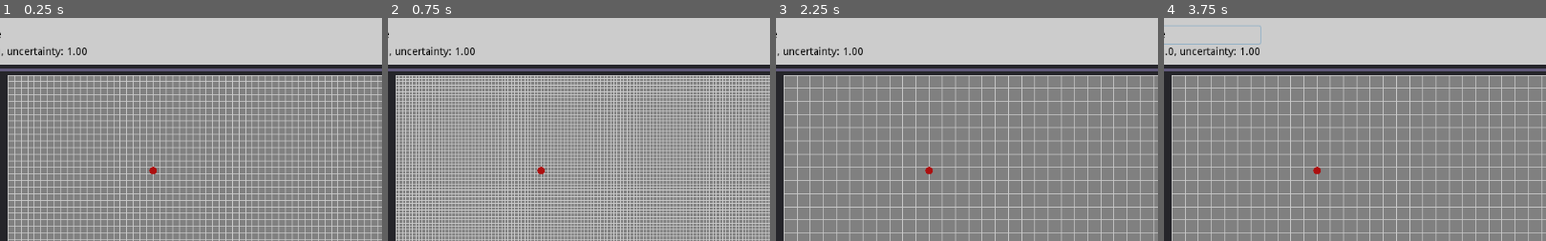
Above: before the commit, frames 1-4 (left to right).
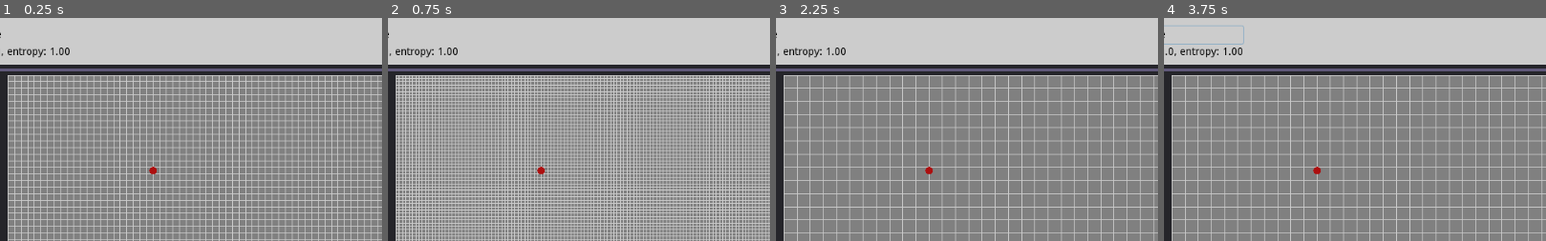
Above: after the commit, the same moments.

Repository: roman-kasatov/brownian-motion-search
Game: Godot game, scene res://scenes/Main.tscn
Same seed, same stepped clock (60 frames per second), same inputs: the game is played once before the commit and once after it.
Inputs:
- Up to frame 1 (0.25 s): no input
- Up to frame 2 (0.75 s): click "S" at 0.5 s
- Up to frame 3 (2.25 s): click "M" at 1.25 s; click "L" at 2 s
- Up to frame 4 (3.75 s): click "Reset" at 2.75 s; click "precise" at 3.5 s
The pictures show only the part of the screen within x 38-88%, y 27-77%; the shares and areas given below are measured in that part.

The runs differ from the first frame. In frame 1, 0.4% of the frame differs, in the area x 2-23%, y 12-18%; in frame 2, 0.4%; in frame 3, 0.4%; in frame 4, 0.5%, in the area x 4-26%, y 3-18%.

Commit message:
correct entropy

Diff:
--- a/scenes/Main.tscn
+++ b/scenes/Main.tscn
@@ -214,11 +214,6 @@
 
 [node name="UncertaintyBlock" type="Node2D" parent="VBoxContainer/HBoxContainer/VBoxContainer/Panel/Control"]
 script = ExtResource( 3 )
-
-[node name="Line2D" type="Line2D" parent="VBoxContainer/HBoxContainer/VBoxContainer/Panel/Control/UncertaintyBlock"]
-points = PoolVector2Array( 0, 0, 100, 0 )
-width = 2.0
-default_color = Color( 0.764706, 0.0196078, 0.0196078, 1 )
 
 [node name="StatisticsBlock" type="VBoxContainer" parent="VBoxContainer/HBoxContainer/VBoxContainer/Panel/Control"]
 anchor_top = 1.0
--- a/scripts/ParticleBlock.gd
+++ b/scripts/ParticleBlock.gd
@@ -56,7 +56,7 @@
 	simulation_active = false
 	side_bar.set_mode('prepare')
 	trace_points = []
-	uncertainty_block.reset()
+
 	distance_went = 0
 	total_distance = 0
 	cell_array = []
@@ -65,8 +65,12 @@
 		for _j in range(cell_num.y):
 			cell_array[i].append(0)
 
+	uncertainty_block.total_cells = cell_num.x * cell_num.y
+	uncertainty_block.reset()
+
 	statistics_label.distance = total_distance
 	statistics_label.update()
+
 	update()
 
 func adjust_size():
@@ -263,13 +267,10 @@
 			cell_array[cell_x][cell_y - 1] = 1
 			new_cells_found += 1
 
-		if new_cells_found > 0:
-			uncertainty_block.decrease_uncertainty(total_distance, new_cells_found / cell_num.x / cell_num.y)
-		else:
-			uncertainty_block.update_distance(total_distance)
-
-		statistics_label.distance = total_distance
-		statistics_label.update()
+	uncertainty_block.update_entropy(total_distance, new_cells_found)
+
+	statistics_label.distance = total_distance
+	statistics_label.update()
 
 	update()
 
@@ -317,5 +318,5 @@
 	elif value == 'M':
 		cell_num = Vector2(60, 40)
 	elif value == 'L':
-		cell_num = Vector2(30, 20)
+		cell_num = Vector2(30, 20) # 30 20
 	reset()
--- a/scripts/StatisticsLabel.gd
+++ b/scripts/StatisticsLabel.gd
@@ -1,7 +1,7 @@
 extends Label
 
 var distance = 0
-var uncertainty = 1
+var entropy = 1
 var precise = false
 
 func _ready():
@@ -10,7 +10,7 @@
 func update():
 	var displayed_distance = distance
 	if precise:
-		text = "distance: %.1f, uncertainty: %.2f" % [displayed_distance, uncertainty]
+		text = "distance: %.1f, entropy: %.2f" % [displayed_distance, entropy]
 	else:
 		if distance > 1000:
 			displayed_distance = floor(distance / 100) * 100
@@ -18,7 +18,7 @@
 			displayed_distance = floor(distance / 10) * 10
 		else:
 			displayed_distance = distance
-		text = "distance: %d, uncertainty: %.2f" % [displayed_distance, uncertainty]
+		text = "distance: %d, entropy: %.2f" % [displayed_distance, entropy]
 
 
 func _on_precise_toggled(button_pressed):
--- a/scripts/UncertaintyBlock.gd
+++ b/scripts/UncertaintyBlock.gd
@@ -10,23 +10,27 @@
 var current_size = Vector2()
 var vortex = [Vector2(0, 1)]
 var current_distance = 0
+var total_cells = 1
+var cells_left = 1
 
-func decrease_uncertainty(distance, step):
-	var current_uncertainty = vortex[-1].y - step
-	vortex.append(Vector2(distance, vortex[-1].y))
-	vortex.append(Vector2(distance, current_uncertainty))
+func update_entropy(distance, new_cells_found):
+	current_distance = distance
+	if new_cells_found > 0:
+		cells_left -= new_cells_found
+		var current_entropy = log(cells_left) / log(total_cells)
+		vortex.append(Vector2(distance, vortex[-1].y))
+		vortex.append(Vector2(distance, current_entropy))
+
+		statistics_label.entropy = current_entropy
+		statistics_label.update()
 	update()
 
-	statistics_label.uncertainty = current_uncertainty
-	statistics_label.update()
 
 func reset():
+	cells_left = total_cells
 	vortex = [Vector2(0, 1)]
 	current_distance = 0
 
-func update_distance(distance):
-	current_distance = distance
-	update()
 
 func adjust_size():
 	var parent_size = get_parent().rect_size
@@ -41,7 +45,10 @@
 
 func _draw():
 	draw_rect(Rect2(Vector2.ZERO, current_size), Color(0.8, 0.8, 0.8), true)
-	var line_points = []
+	draw_chart()
+
+func draw_chart():
+	var color = Color.red
 	var max_distance = vortex[-1].x
 	var add_tail = false
 
@@ -49,22 +56,56 @@
 		max_distance = current_distance
 		add_tail = true
 
-	if max_distance == 0:
+	if max_distance == 0: # ???
 		max_distance = 1
-	var min_uncertainty = vortex[-1].y
-	for v in vortex:
-		line_points.append(Vector2(
-			1.0 * v.x / max_distance * current_size.x,
-			1.0 * (1 - v.y) * current_size.y
-			)
+
+	var chart_scale = Vector2(
+		current_size.x / max(1, current_distance),
+		current_size.y
+	)
+
+	for i in range(len(vortex) - 1):
+		draw_line(
+			Vector2(
+				vortex[i].x,
+				1 - vortex[i].y
+			) * chart_scale,
+			Vector2(
+				vortex[i + 1].x,
+				1 - vortex[i + 1].y
+			) * chart_scale,
+			color,
+			2.0
 		)
+
 	if add_tail:
-		line_points.append(Vector2(
-			1.0 * current_distance / max_distance * current_size.x,
-			line_points[-1].y
-		))
-	$Line2D.points = line_points
-
+		draw_line(
+			Vector2(
+				vortex[len(vortex) - 1].x,
+				1 - vortex[len(vortex) - 1].y
+			) * chart_scale,
+			Vector2(
+				current_distance,
+				1 - vortex[len(vortex) - 1].y
+			) * chart_scale,
+			color,
+			2.0
+		)
+#		line_points.append(Vector2(
+#			1.0 * current_distance / max_distance * current_size.x,
+#			line_points[-1].y
+#		))
+#	$Line2D.points = line_points
+#		var color = Color(0.8, 0.2, 0.2)
+#	for i in range(len(trace_points) - 1):
+#		if rainbow_trace:
+#			color = rainbow_colors[(len(trace_points) - i - 1) % 6]
+#		draw_line(
+#			Vector2(trace_points[i]),
+#			Vector2(trace_points[i + 1]),
+#			color,
+#			2.0
+#		)
 
 # Called every frame. 'delta' is the elapsed time since the previous frame.
 #func _process(delta):
